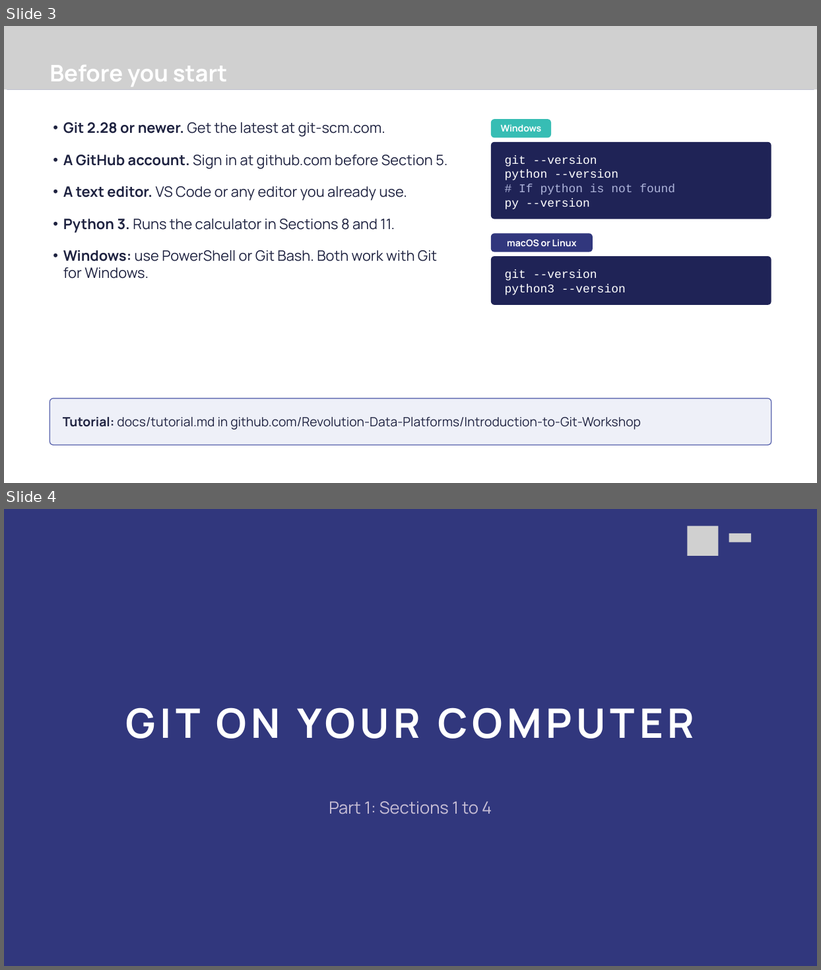
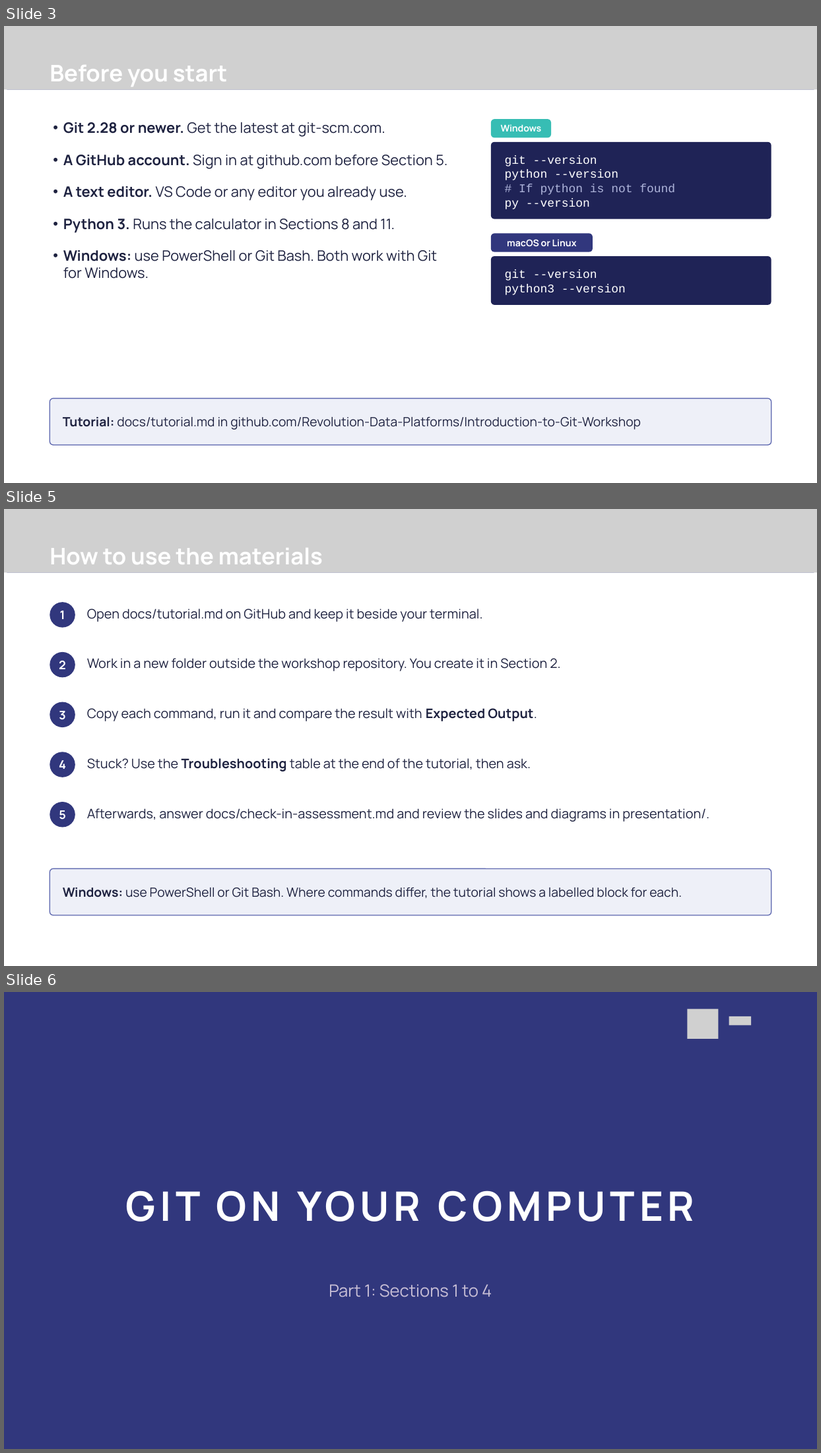
Before and after one commit to Revolution-Data-Platforms/Introduction-to-Git-Workshop, a slide deck: presentation/introduction-to-git-workshop.pptx. Shown one above the other, each under a label of ours: slides 3 and 4 before the commit, slides 3, 5 and 6 after it; the slides between them are not shown. The pictures are 821x970 and 821x1453 pixels, drawn with LibreOffice and Linux fonts; fonts in the diff are those of the drawing; grey boxes stand for pictures; background and template pictures are left out. Boxes give left, top, right and bottom in pixels: in the first picture for what was removed or moved away, otherwise in the second. Text is boxed around its words. In the diff, an @@ line names an element or a change of style, - is before the commit and + after.

```diff
--- a/presentation/introduction-to-git-workshop.pptx
+++ b/presentation/introduction-to-git-workshop.pptx
@@ slide 5 added at box(4, 509, 817, 966), background #FFFFFF @@
@@ freeform shape added at box(4, 509, 817, 573), fill #31377D @@
@@ picture added at box(4, 509, 817, 573) @@
@@ picture added at box(687, 526, 718, 556) @@
@@ text added at box(50, 548, 323, 564), 40.5 pt, text #FFFFFF, bold @@
+How to use the materials
@@ picture added at box(729, 533, 751, 543) @@
@@ ellipse added at box(50, 602, 75, 627), fill #31377D, 21 pt, text #FFFFFF, bold @@
+1
@@ text added at box(87, 609, 482, 622), 23.2 pt, text #1E2240 @@
+Open docs/tutorial.md on GitHub and keep it beside your terminal.
@@ ellipse added at box(50, 652, 75, 677), fill #31377D, 21 pt, text #FFFFFF, bold @@
+2
@@ text added at box(87, 658, 560, 671), 23.2 pt, text #1E2240 @@
+Work in a new folder outside the workshop repository. You create it in Section 2.
@@ ellipse added at box(50, 702, 75, 727), fill #31377D, 21 pt, text #FFFFFF, bold @@
+3
@@ text added at box(87, 708, 537, 722), 23.2 pt, text #1E2240 @@
+Copy each command, run it and compare the result with Expected Output.
@@ ellipse added at box(50, 752, 75, 778), fill #31377D, 21 pt, text #FFFFFF, bold @@
+4
@@ text added at box(87, 758, 531, 772), 23.2 pt, text #1E2240 @@
+Stuck? Use the Troubleshooting table at the end of the tutorial, then ask.
@@ ellipse added at box(50, 802, 75, 827), fill #31377D, 21 pt, text #FFFFFF, bold @@
+5
@@ text added at box(87, 809, 710, 822), 23.2 pt, text #1E2240 @@
+Afterwards, answer docs/check-in-assessment.md and review the slides and diagrams in presentation/.
@@ rounded rectangle added at box(50, 869, 771, 916), fill #EEF0F8, outline #5D67AF 1.5 pt, 22.5 pt, text #1E2240 @@
+Windows: use PowerShell or Git Bash. Where commands differ, the tutorial shows a labelled block for each.
@@ what was slide 4 is now slide 6 @@
```
Also in this commit, not shown: 1 other slide added, 7 other files.
